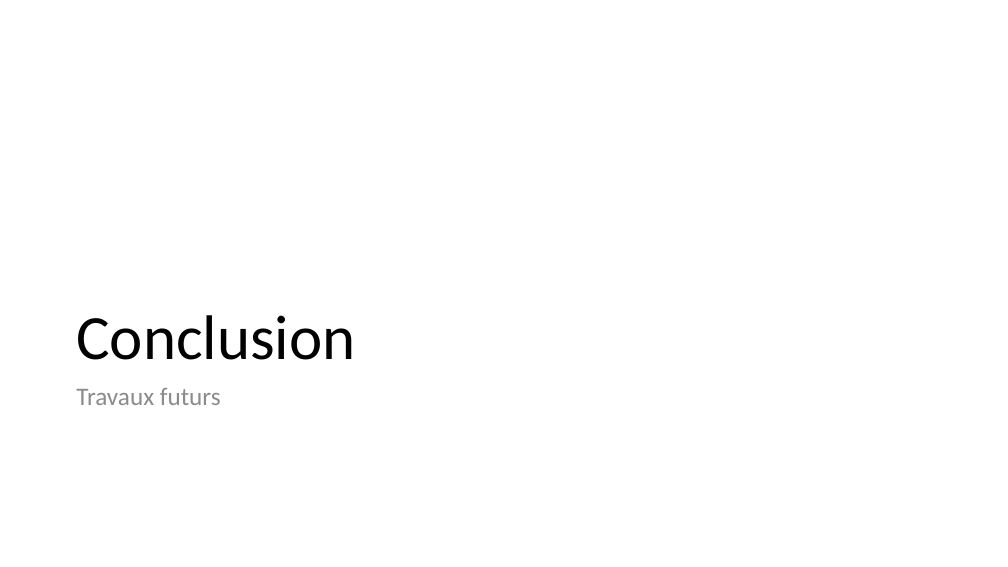
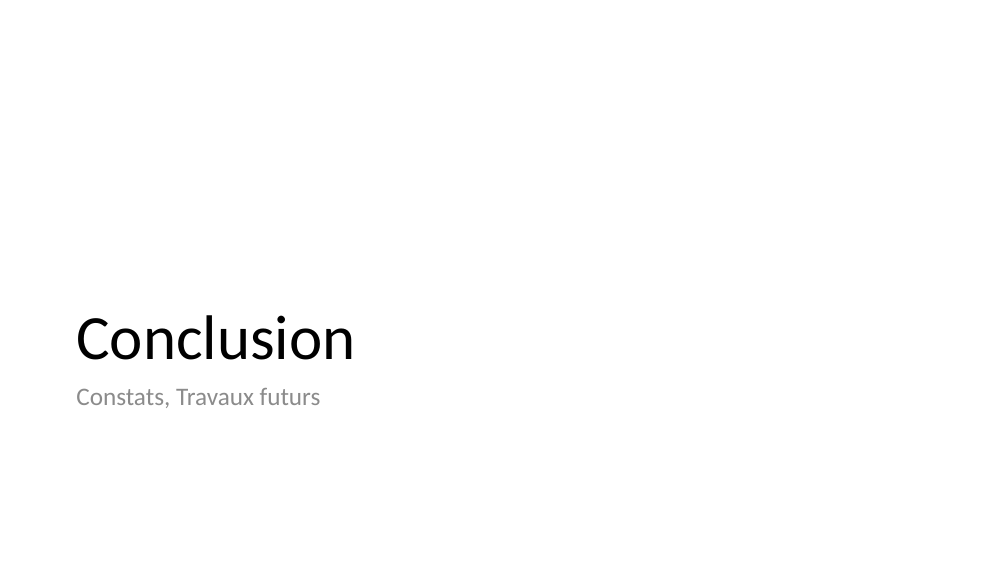
Before and after one commit to mbonjour/TB_Bonjour, a slide deck: slide 31 of Presentation/Presentation_TB_Mickael_Bonjour.pptx (slide 30 before the commit). Drawn at 1008x567 pixels with LibreOffice and Linux fonts; fonts in the diff are those of the drawing; background and template pictures are left out. Boxes give left, top, right and bottom in pixels: in the first picture for what was removed or moved away, otherwise in the second. Text is boxed around its words. In the diff, an @@ line names an element or a change of style, - is before the commit and + after.

```diff
--- a/Presentation/Presentation_TB_Mickael_Bonjour.pptx
+++ b/Presentation/Presentation_TB_Mickael_Bonjour.pptx
@@ text at (x1=76, y1=388, x2=321, y2=408): text changed @@
-Travaux futurs
+Constats, Travaux futurs
```
Also in this commit, not shown: 16 other slides changed, 5 slides added, 1 slide removed.
